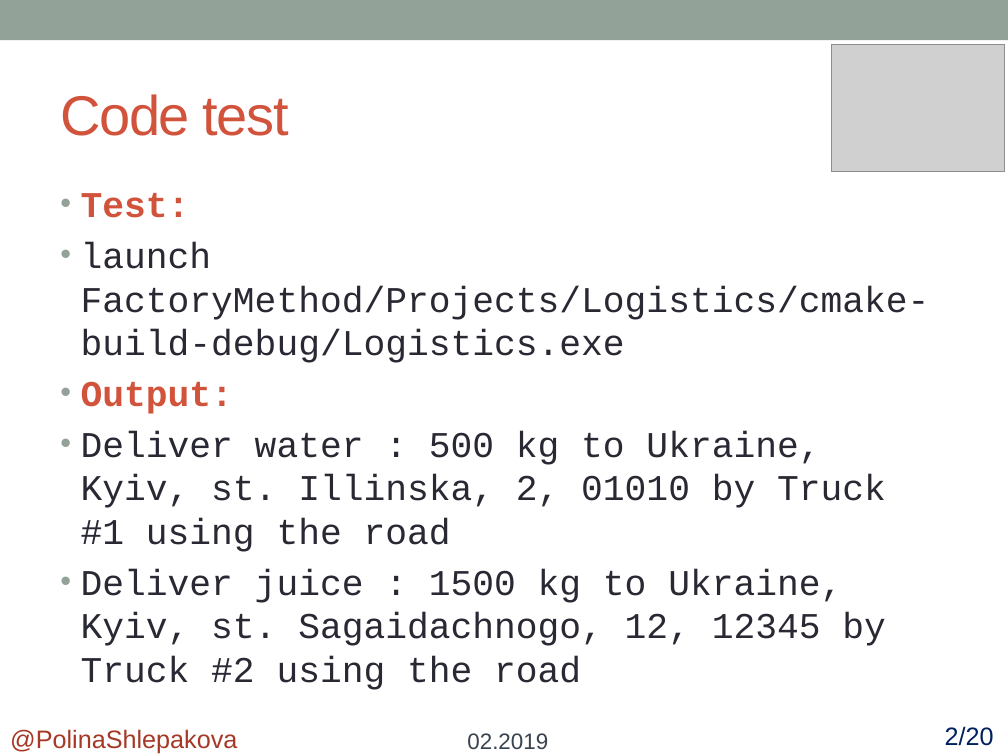
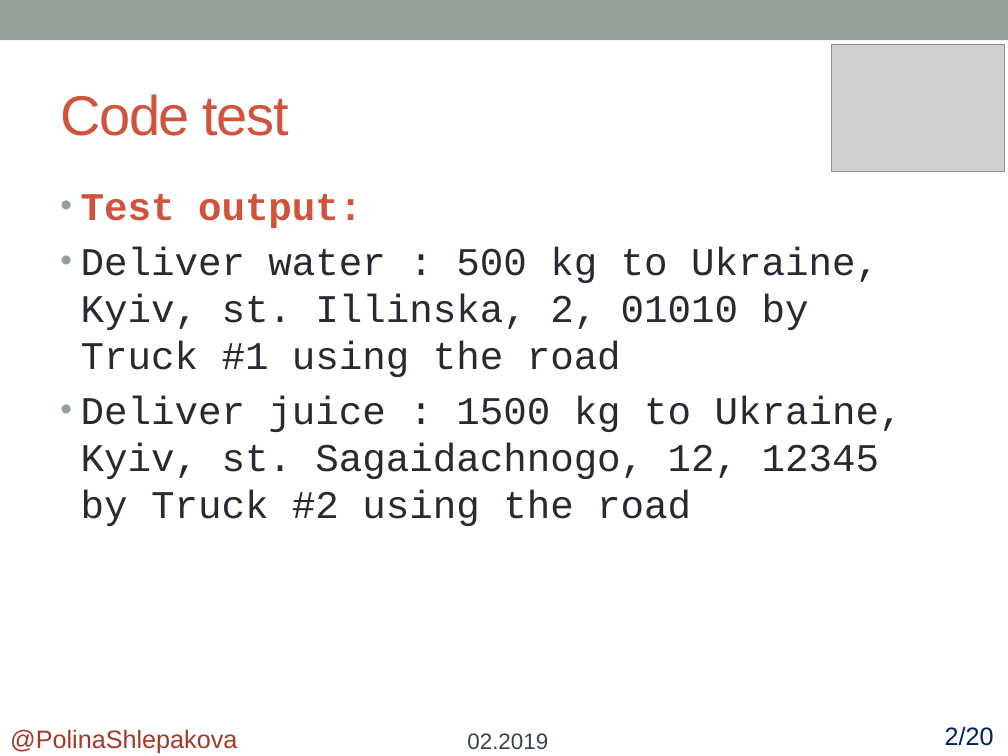
Before and after one commit to polykross/FactoryMethod-Facade, a slide deck: slide 15 of FactoryMethod/Presentation/FactoryMethod.pptx. Drawn at 1008x756 pixels with LibreOffice and Linux fonts; fonts in the diff are those of the drawing; grey boxes stand for pictures. Boxes give left, top, right and bottom in pixels: in the first picture for what was removed or moved away, otherwise in the second. Text is boxed around its words. In the diff, an @@ line names an element or a change of style, - is before the commit and + after.

Commit message:
Fix typos in presentations

```diff
--- a/FactoryMethod/Presentation/FactoryMethod.pptx
+++ b/FactoryMethod/Presentation/FactoryMethod.pptx
@@ text at (81, 194, 362, 228): text changed; size 25.9 to 28 pt; text colour #292934 to #D2533C; bold on @@
-• Test:
-• launch FactoryMethod/Projects/Logistics/cmake-build-debug/Logistics.exe
-• Output:
+• Test output:
@@ text at (81, 247, 903, 526): size 25.9 to 28 pt @@
```
Also in this commit, not shown: 3 other slides changed, 1 other file.
